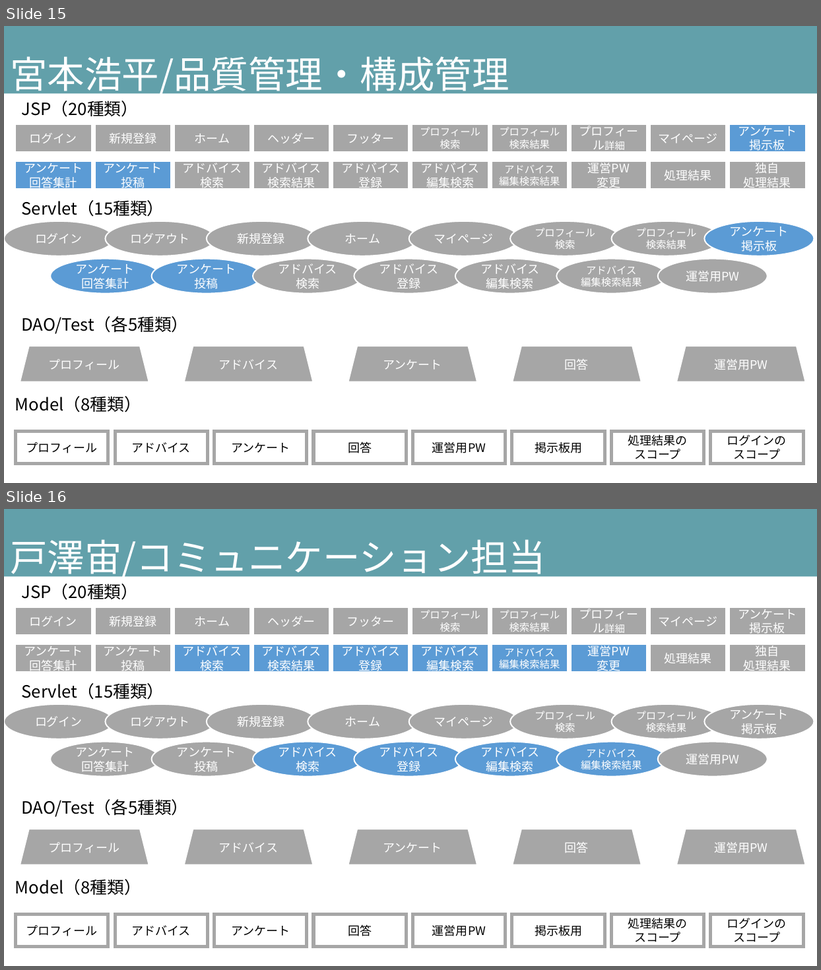
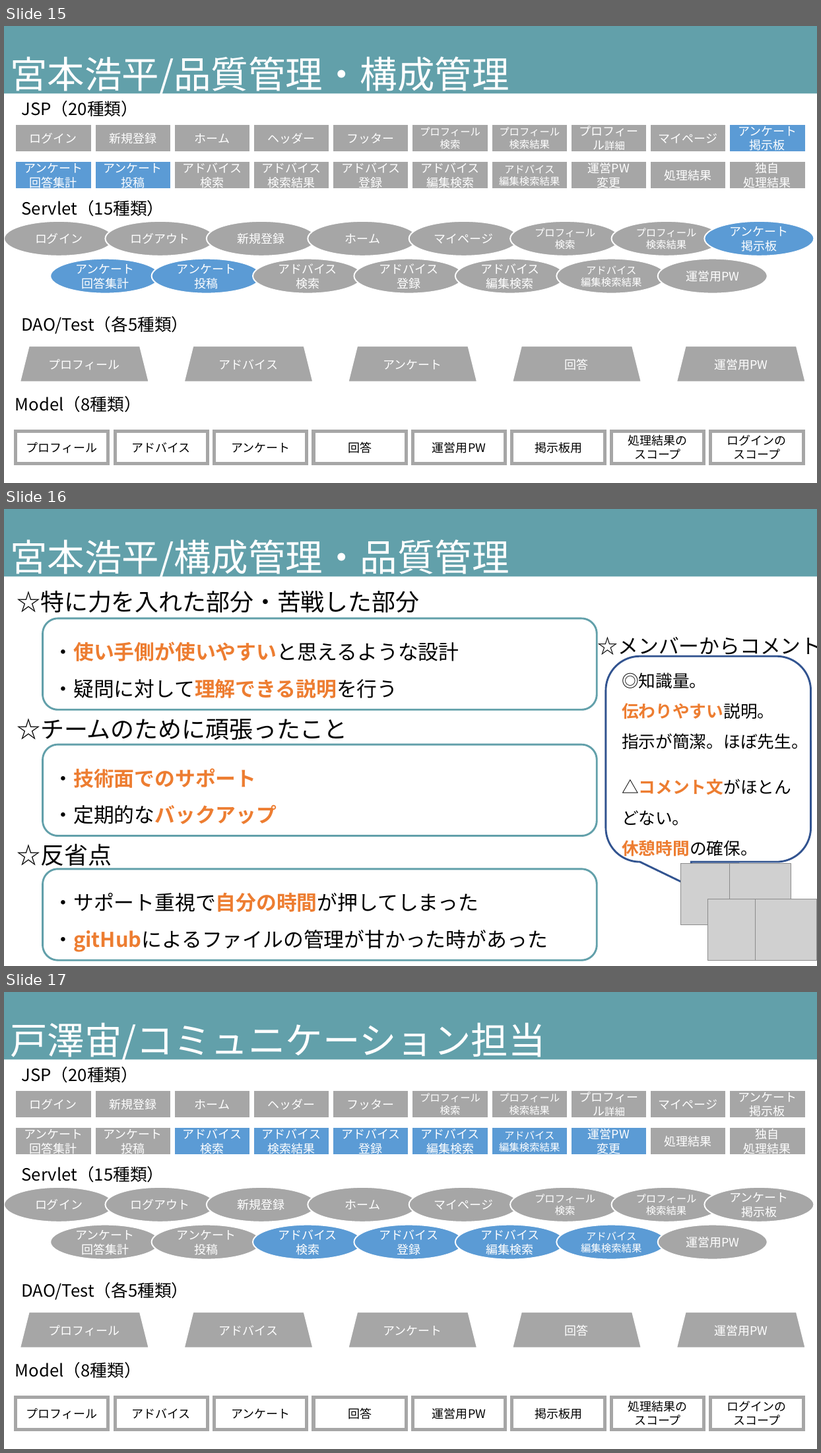
Before and after one commit to DOJO-2021/B-3, a slide deck: documents/発表スライド_ビーチサンダル.pptx. Shown one above the other, each under a label of ours: slides 15 and 16 before the commit, slides 15, 16 and 17 after it. The pictures are 821x970 and 821x1453 pixels, drawn with LibreOffice and Linux fonts; fonts in the diff are those of the drawing; grey boxes stand for pictures. Boxes give left, top, right and bottom in pixels: in the first picture for what was removed or moved away, otherwise in the second. Text is boxed around its words. In the diff, an @@ line names an element or a change of style, - is before the commit and + after.

```diff
--- a/documents/発表スライド_ビーチサンダル.pptx
+++ b/documents/発表スライド_ビーチサンダル.pptx
@@ slide 16 added at <box>4,509,817,966</box>, background #FFFFFF @@
@@ rectangle added at <box>4,509,817,577</box>, fill #62A0AA, 44 pt, text #FFFFFF @@
+宮本浩平/構成管理・品質管理
@@ text added at <box>17,590,419,613</box>, 28 pt, text #000000 @@
+☆特に力を入れた部分・苦戦した部分
@@ rounded rectangle added at <box>42,619,597,710</box>, fill #FFFFFF, outline #62A0AA 2.25 pt, 24 pt, text #000000 @@
+・使い手側が使いやすいと思えるような設計
+・疑問に対して理解できる説明を行う
@@ text added at <box>598,637,817,659</box>, 24 pt, text #000000 @@
+☆メンバーからコメント
@@ rounded speech box added at <box>606,657,811,862</box>, outline #325491 2.25 pt, 20 pt, text #000000 @@
+◎知識量。
+伝わりやすい説明。
+指示が簡潔。ほぼ先生。
+△コメント文がほとんどない。
+休憩時間の確保。
@@ text added at <box>17,719,347,745</box>, 28 pt, text #000000 @@
+☆チームのために頑張ったこと
@@ rounded rectangle added at <box>42,745,597,836</box>, fill #FFFFFF, outline #62A0AA 2.25 pt, 24 pt, text #ED7D31, bold @@
+・技術面でのサポート
+・定期的なバックアップ
@@ text added at <box>17,844,112,871</box>, 28 pt, text #000000 @@
+☆反省点
@@ rounded rectangle added at <box>42,869,597,961</box>, fill #FFFFFF, outline #62A0AA 2.25 pt, 24 pt, text #000000 @@
+・サポート重視で自分の時間が押してしまった
+・gitHubによるファイルの管理が甘かった時があった
@@ group added at <box>681,864,817,961</box>: 4 pictures @@
@@ what was slide 16 is now slide 17 @@
```
Also in this commit, not shown: 10 slides changed, 1 other slide added, 4 other files.
